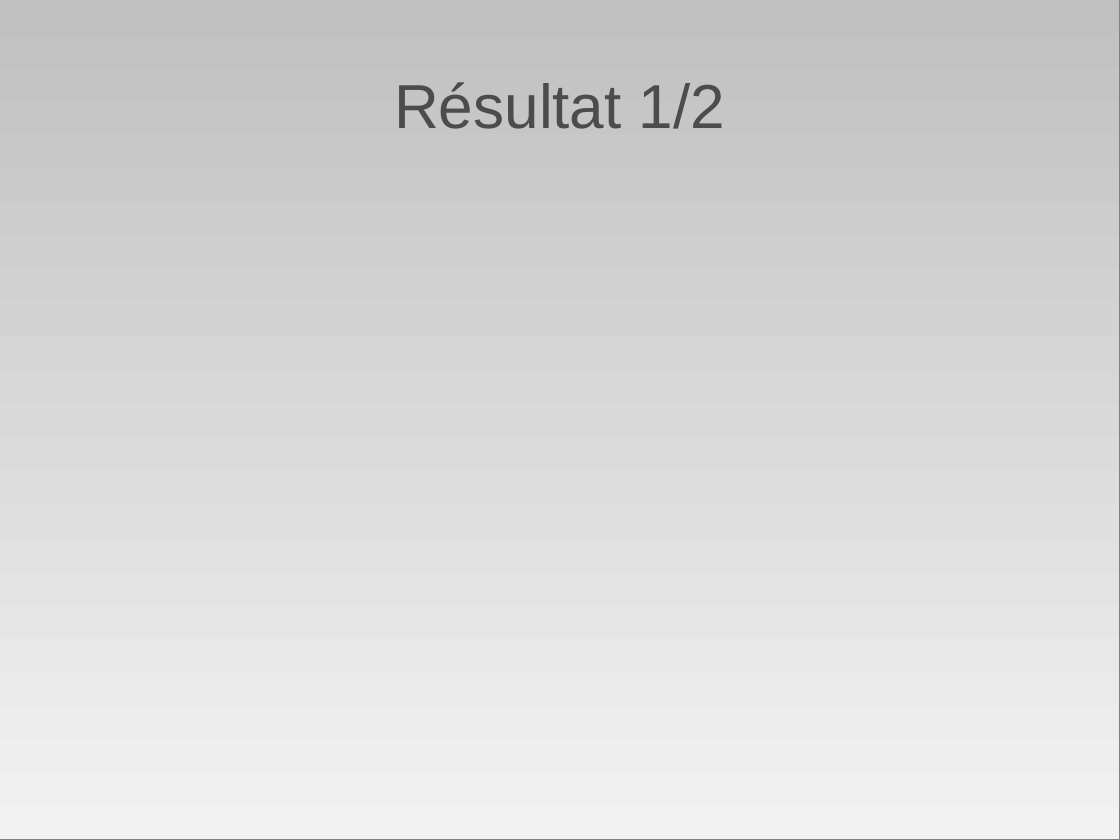
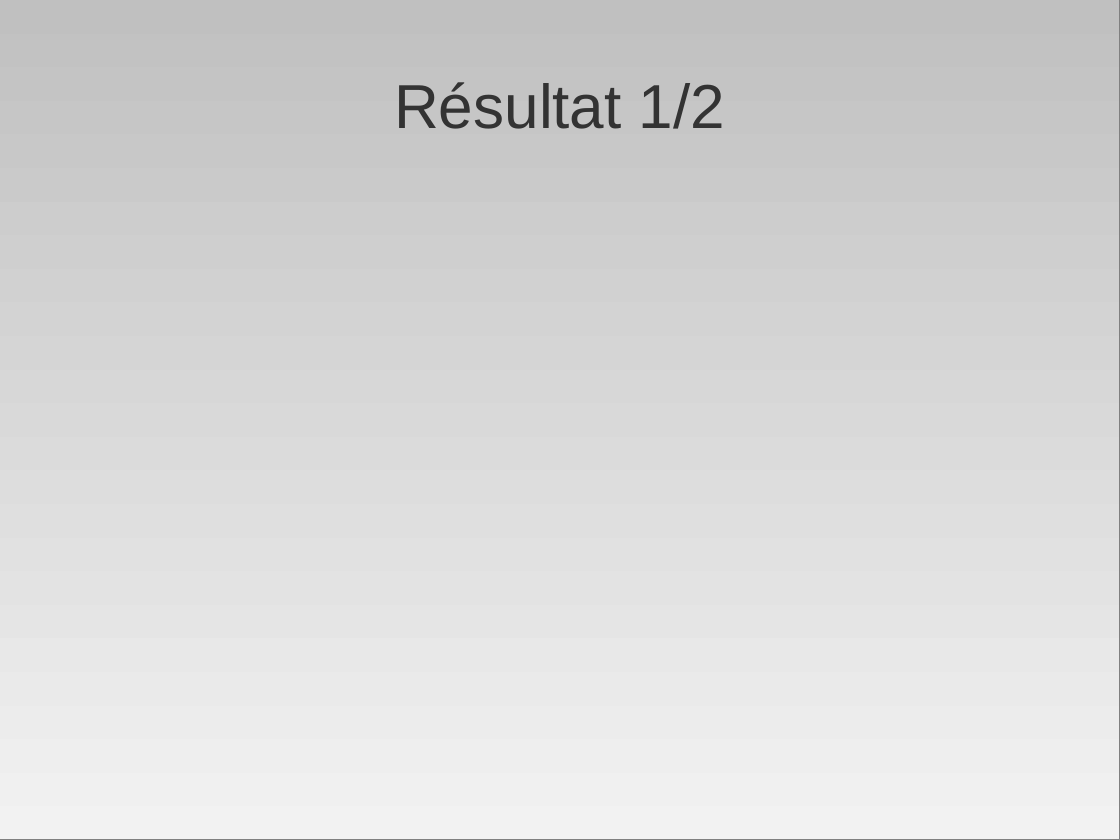
Before and after one commit to AniceK/craketeam, a slide deck: slide 12 of Documentation/Presentation/diapo_craketeam.odp. Drawn at 1120x840 pixels with LibreOffice and Linux fonts; fonts in the diff are those of the drawing. Boxes give left, top, right and bottom in pixels: in the first picture for what was removed or moved away, otherwise in the second. Text is boxed around its words. In the diff, an @@ line names an element or a change of style, - is before the commit and + after.

```diff
--- a/Documentation/Presentation/diapo_craketeam.odp
+++ b/Documentation/Presentation/diapo_craketeam.odp
@@ title "Résultat 1/2" at [394,82,725,129]: text colour #4C4C4C to #333333 @@
```
Also in this commit, not shown: 13 other slides changed.
